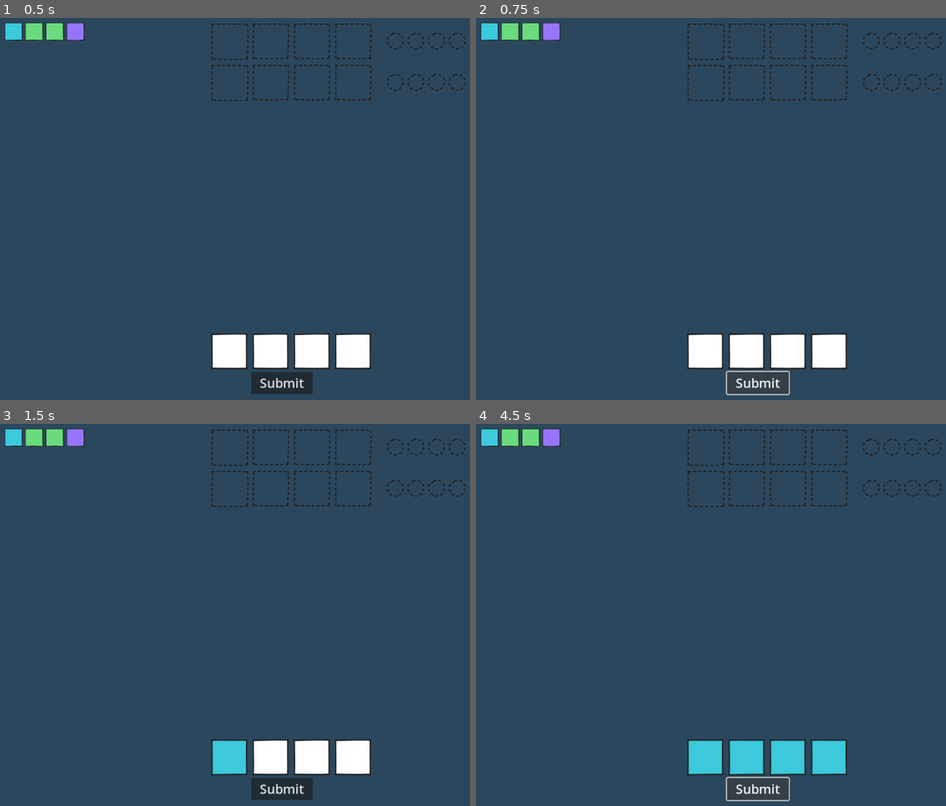
Above: before the commit, frames 1-4 (two rows, left to right).
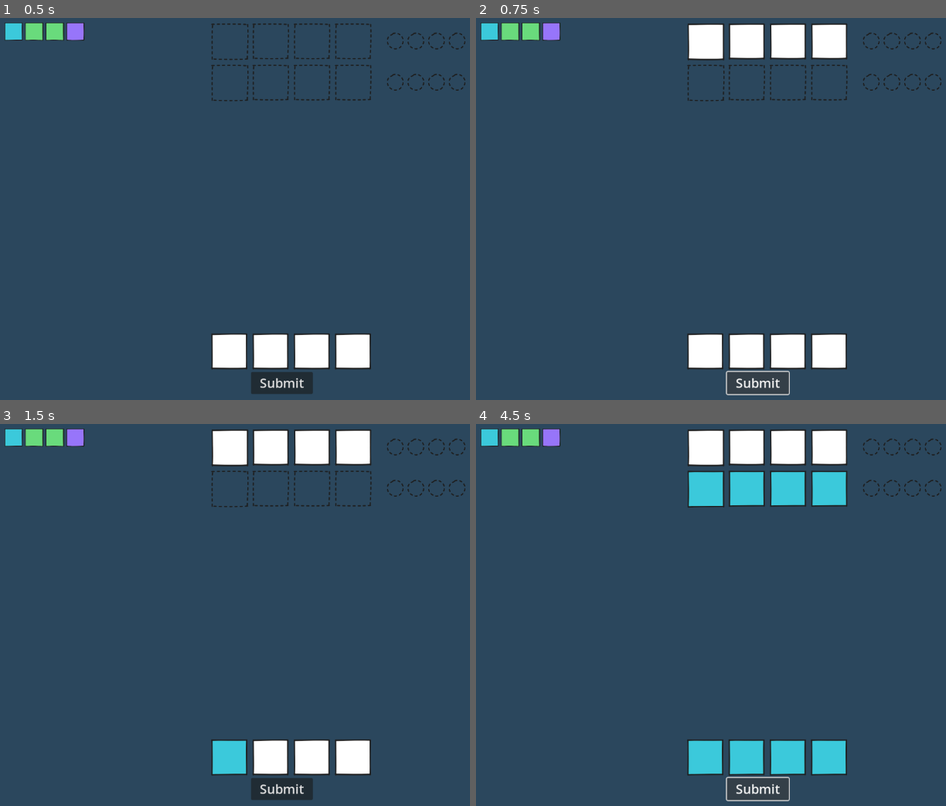
Above: after the commit, the same moments.

Repository: mromphf/mastermind
Game: Godot game, scene res://root.tscn
Two runs of this game, one before a commit and one after it. Both use one fixed random seed, a clock stepped at 60 frames per second and the inputs below.
Inputs (mouse positions are in pixels of both pictures, inside the frame that each line leads up to):
- Up to frame 1 (0.5 s): no input
- Up to frame 2 (0.75 s): click "Submit" at 0.5 s
- Up to frame 3 (1.5 s): click (230, 756) at 1.25 s
- Up to frame 4 (4.5 s): click (748, 756) at 2 s; click (790, 756) at 2.75 s; click (828, 756) at 3.5 s; click "Submit" at 4.25 s

Frame 1 is identical in both runs. In frame 2, 2.7% of the frame differs, in the area x 44-80%, y 1-12%; in frame 3, 2.7%; in frame 4, 5.4%, in the area x 44-80%, y 1-22%.

Commit message:
Render guesses on Output scene.

Diff:
--- /dev/null
+++ b/Board.gd
@@ -0,0 +1,16 @@
+extends Node2D
+
+class_name Board
+
+var rnd = 1
+var round_map = {}
+
+func update(input):
+	round_map.get(rnd, round_map[2]).render_submission(input)
+	rnd += 1
+
+func _ready():
+	round_map = {
+		1: $OutputHousing/output1,
+		2: $OutputHousing/output2
+	}
--- a/Board.tscn
+++ b/Board.tscn
@@ -1,10 +1,12 @@
-[gd_scene load_steps=3 format=3 uid="uid://j5a1mjrxu15r"]
+[gd_scene load_steps=4 format=3 uid="uid://j5a1mjrxu15r"]
 
 [ext_resource type="PackedScene" uid="uid://d0216y6og1y2l" path="res://output.tscn" id="1_2df6f"]
+[ext_resource type="Script" path="res://Board.gd" id="1_y4yw0"]
 
 [sub_resource type="CanvasTexture" id="CanvasTexture_rbagi"]
 
 [node name="Board" type="Node2D"]
+script = ExtResource("1_y4yw0")
 
 [node name="TextureRect" type="TextureRect" parent="."]
 modulate = Color(0.168627, 0.278431, 0.364706, 1)
@@ -21,20 +23,8 @@
 offset_right = 800.0
 offset_bottom = 800.0
 
-[node name="Round1" type="Control" parent="OutputHousing"]
-anchors_preset = 0
-offset_top = 40.0
-offset_right = 560.0
-offset_bottom = 120.0
+[node name="output1" parent="OutputHousing" instance=ExtResource("1_2df6f")]
+position = Vector2(40, 40)
 
-[node name="output" parent="OutputHousing/Round1" instance=ExtResource("1_2df6f")]
-position = Vector2(40, 0)
-
-[node name="Round2" type="Control" parent="OutputHousing"]
-anchors_preset = 0
-offset_top = 120.0
-offset_right = 560.0
-offset_bottom = 200.0
-
-[node name="output" parent="OutputHousing/Round2" instance=ExtResource("1_2df6f")]
-position = Vector2(40, 0)
+[node name="output2" parent="OutputHousing" instance=ExtResource("1_2df6f")]
+position = Vector2(40, 120)
--- a/HUD.gd
+++ b/HUD.gd
@@ -1,14 +1,11 @@
 extends Control
+
+signal publish_submission
 
 var c = Code.Colors
 
-var img_map = {
-	c.AQUA: preload("res://img/blc_aqua.svg"),
-	c.YELLOW: preload("res://img/blc_yellow.svg"),
-	c.GREEN: preload("res://img/blc_green.svg"),
-	c.PINK: preload("res://img/blc_pink.svg"),
-	c.PURPLE: preload("res://img/blc_purple.svg")
-}
+var img_map = Code.image_map
+
 
 func _draw_cheat_box(imgs):
 	$CheatBox/Cheat1.set_texture(img_map[imgs[0]])
@@ -24,7 +21,7 @@
 func _on_submit():
 	var arr = $Selections.get_children() \
 		.map(func(s:Selector): return s.ord)
-	print(arr == [1, 2, 2, 4])
+	emit_signal("publish_submission", arr)
 
 
 func _ready():
--- a/game.gd
+++ b/game.gd
@@ -3,9 +3,21 @@
 class_name Code
 
 enum Colors {
+	WHITE = 0,
 	AQUA = 1,
 	GREEN = 2,
 	PINK = 3,
 	PURPLE = 4,
 	YELLOW = 5
 }
+
+
+
+static var image_map = {
+	Code.Colors.WHITE: preload("res://img/blc_white.svg"),
+	Code.Colors.AQUA: preload("res://img/blc_aqua.svg"),
+	Code.Colors.YELLOW: preload("res://img/blc_yellow.svg"),
+	Code.Colors.GREEN: preload("res://img/blc_green.svg"),
+	Code.Colors.PINK: preload("res://img/blc_pink.svg"),
+	Code.Colors.PURPLE: preload("res://img/blc_purple.svg")
+}
--- /dev/null
+++ b/output.gd
@@ -0,0 +1,15 @@
+extends Node2D
+
+var inputs = {}
+
+func render_submission(submission):
+	for idx in inputs.keys():
+		inputs[idx].set_texture(Code.image_map[submission[idx]])
+
+func _ready():
+	inputs = {
+		0: $Input/Box1,
+		1: $Input/Box2,
+		2: $Input/Box3,
+		3: $Input/Box4
+	}
--- a/output.tscn
+++ b/output.tscn
@@ -1,9 +1,11 @@
-[gd_scene load_steps=3 format=3 uid="uid://d0216y6og1y2l"]
+[gd_scene load_steps=4 format=3 uid="uid://d0216y6og1y2l"]
 
 [ext_resource type="Texture2D" uid="uid://cpvu1rsfkjm85" path="res://img/blc_empty.svg" id="1_u66y8"]
+[ext_resource type="Script" path="res://output.gd" id="1_usft5"]
 [ext_resource type="Texture2D" uid="uid://gsjg81gaoqby" path="res://img/crc_empty.svg" id="2_ij8el"]
 
 [node name="output" type="Node2D"]
+script = ExtResource("1_usft5")
 
 [node name="Input" type="Control" parent="."]
 layout_mode = 3
--- a/root.gd
+++ b/root.gd
@@ -1,4 +1,9 @@
 extends Node
+
+
+func on_submission(submission):
+	$Board.update(submission)
+
 
 func _ready():
 	var code = [1, 2, 2, 4]
--- a/root.tscn
+++ b/root.tscn
@@ -10,3 +10,5 @@
 [node name="Board" parent="." instance=ExtResource("1_6ygrk")]
 
 [node name="HUD" parent="." instance=ExtResource("1_6aub6")]
+
+[connection signal="publish_submission" from="HUD" to="." method="on_submission"]
